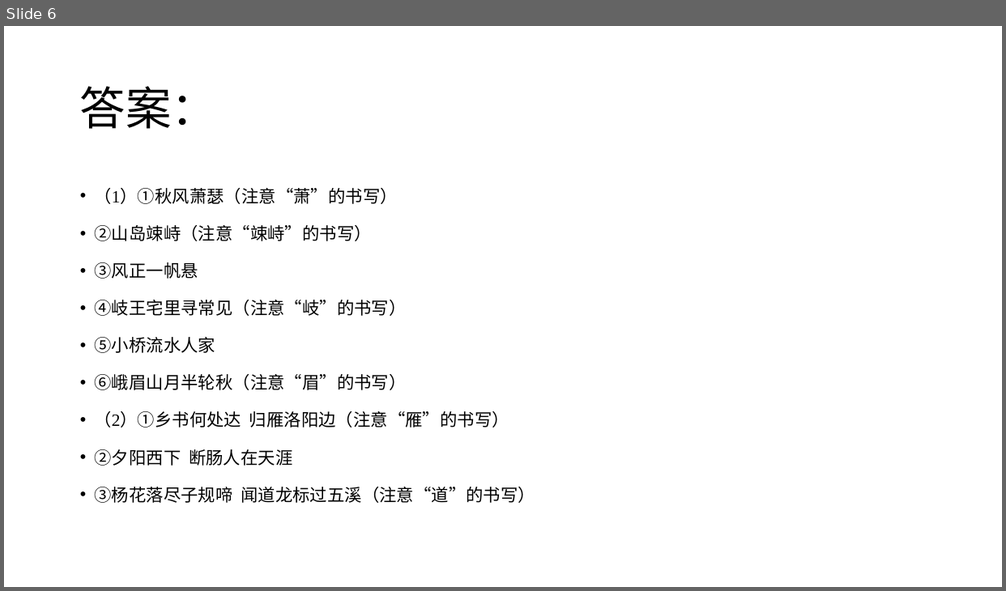
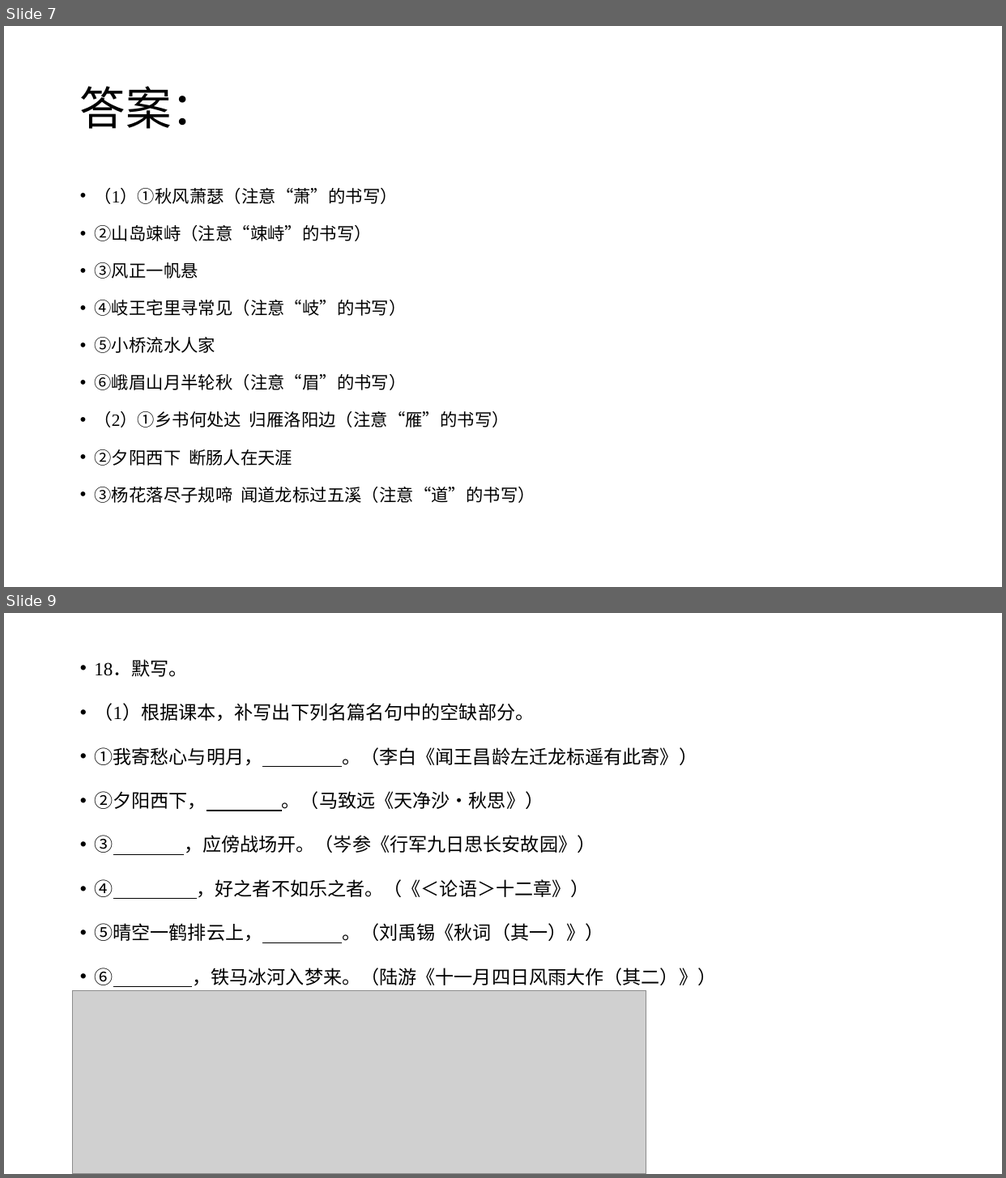
Before and after one commit to GY-feng/Notes, a slide deck: 备课-语文/PPT/小测.pptx. Shown one above the other, each under a label of ours: slide 6 before the commit, slides 7 and 9 after it; the slides between them are not shown. The pictures are 1006x591 and 1006x1178 pixels, drawn with LibreOffice and Linux fonts; fonts in the diff are those of the drawing; grey boxes stand for pictures. Boxes give left, top, right and bottom in pixels: in the first picture for what was removed or moved away, otherwise in the second. Text is boxed around its words. In the diff, an @@ line names an element or a change of style, - is before the commit and + after.

```diff
--- a/备课-语文/PPT/小测.pptx
+++ b/备课-语文/PPT/小测.pptx
@@ slide 9 added at [4, 613, 1002, 1174], background #FFFFFF @@
@@ text added at [94, 661, 716, 986], 18 pt, text #000000 @@
+• 18．默写。
+• （1）根据课本，补写出下列名篇名句中的空缺部分。
+• ①我寄愁心与明月， 。（李白《闻王昌龄左迁龙标遥有此寄》）
+• ②夕阳西下， 。（马致远《天净沙•秋思》）
+• ③ ，应傍战场开。（岑参《行军九日思长安故园》）
+• ④ ，好之者不如乐之者。（《＜论语＞十二章》）
+• ⑤晴空一鹤排云上， 。（刘禹锡《秋词（其一）》）
+• ⑥ ，铁马冰河入梦来。（陆游《十一月四日风雨大作（其二）》）
@@ picture added at [73, 991, 647, 1174] @@
@@ what was slide 6 is now slide 7 @@
```
Also in this commit, not shown: 5 other slides added, 1 slide removed, 19 other files.
